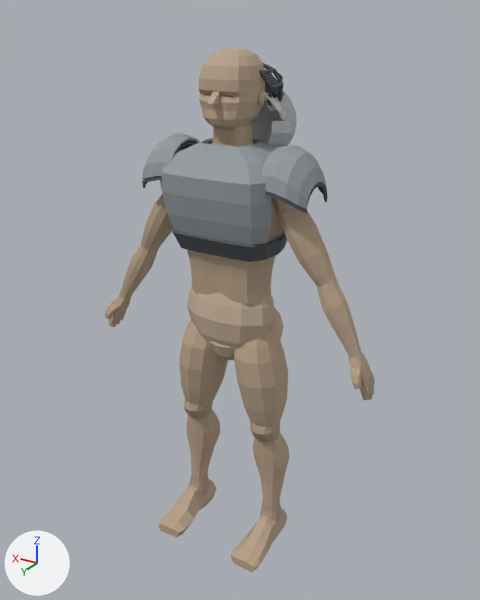
The glTF model Assets/Models/lowpoly_human_run_validation.glb as it was, and as the next commit left it.
Before and after are seen from a 50 mm lens placed at (-1.173, 1.894, 1.962), pointed at (-0.001, -0.059, 0.986). The axes (+X, +Y, +Z) are drawn at lower left. The lights are the same throughout. The older version comes first. Where no turn or scale is listed for an object, it has been applied to the vertices. Vertices at exactly the same position are counted once.

Objects in the first picture: 'Belly', 'ChinStrap', 'Facemask', 'Helmet', 'LeftThigh', 'LowerSkullJaw', 'Pelvis', 'RightCalf', 'RightFoot', 'RightForearm', 'RightThigh', 'RightUpperArm', 'ShoulderPads', 'UpperSkullCranium', 'Visor' and 18 more.
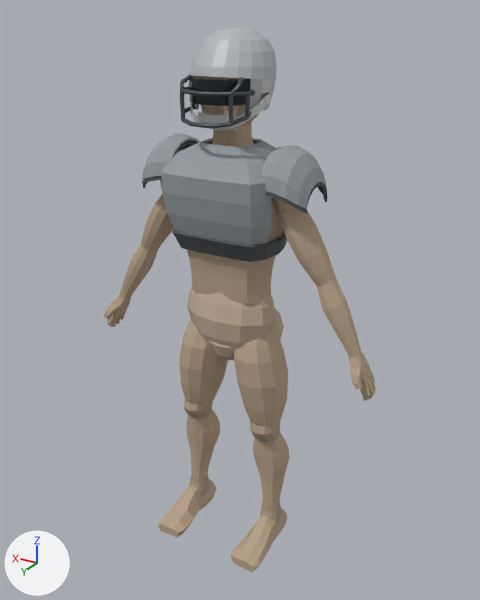
Where the newer file only moved an object's origin or applied its transform, the numbers keep the older frame.

What differs and where, as boxes (x1, y1, x2, y2) in the pictures (480 x 600 px):
'Helmet', moved
    before: (251, 82, 297, 148)
    after: (190, 27, 277, 111)
'Facemask', moved, turned
    before: (259, 63, 284, 106)
    after: (180, 74, 256, 128)
'Visor', moved (mostly hidden before)
    before: (265, 73, 283, 98)
    after: (189, 76, 250, 106)
'ChinStrap', moved (mostly hidden before)
    before: (263, 91, 286, 120)
    after: (190, 95, 271, 130)

Patch to the scene script:
```diff
--- a/Assets/Models/lowpoly_human_run_validation.glb.py
+++ b/Assets/Models/lowpoly_human_run_validation.glb.py
@@ me_facemaskmesh @@
 # used by ob_facemask; location = (0.0, 1.617, 1.653)
-me_facemaskmesh.from_pydata(...)  # 240 vertices, 440 faces; spans x -0.127..0.127, y -1.788..-1.643, z 0.034..0.171
+me_facemaskmesh.from_pydata(...)  # 240 vertices, 440 faces; spans x -0.127..0.127, y -1.583..-1.446, z -0.01..0.135
+# me_facemaskmesh part 1: the whole mesh is turned -90 degrees about the x axis through its middle, then moved by (0.0, 0.201, -0.04)
 me_facemaskmesh.materials.append(mat_facemask)
@@ ob_chinstrap @@
 ob_chinstrap = bpy.data.objects.new('ChinStrap', me_chinstrap_cupandtwobands)
-ob_chinstrap.parent = ob_helmetassembly
 ob_chinstrap.location = (0.0, 0.0, 0.0)
@@ ob_helmet @@
 ob_helmet = bpy.data.objects.new('Helmet', me_helmetmesh)
-ob_helmet.parent = ob_helmetassembly
 ob_helmet.location = (0.0, 0.0, 0.0)
@@ ob_visor @@
 ob_visor = bpy.data.objects.new('Visor', me_visormesh)
-ob_visor.parent = ob_helmetassembly
 ob_visor.location = (0.0, 0.0, 0.0)
```
